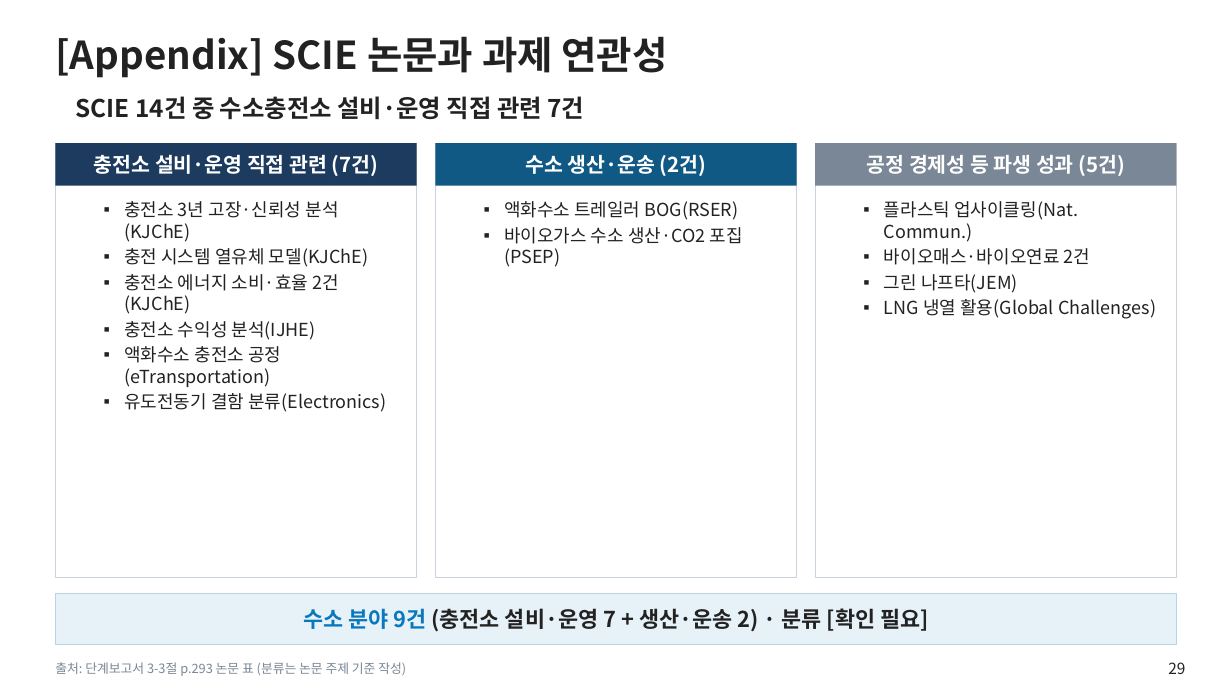
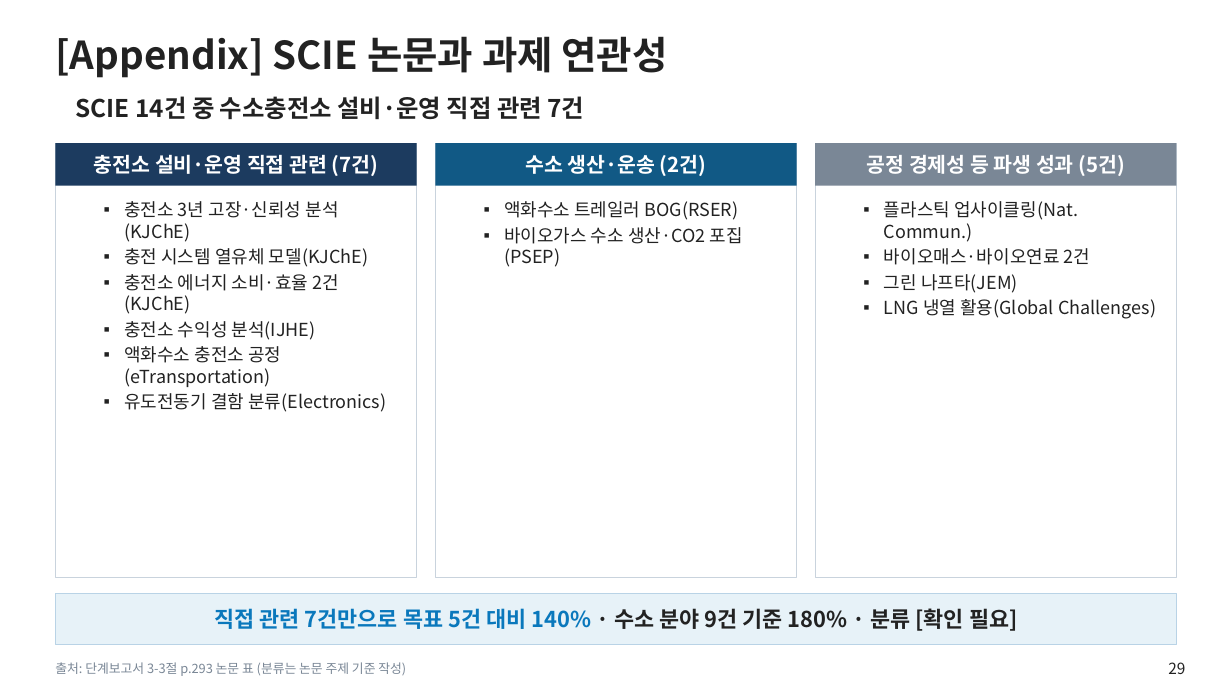
Before and after one commit to jungdw180-debug/h2, a slide deck: slide 29 of slides/1단계_단계평가_본평가판.pptx. Drawn at 1232x693 pixels with LibreOffice and Linux fonts; fonts in the diff are those of the drawing; background and template pictures are left out. Boxes give left, top, right and bottom in pixels: in the first picture for what was removed or moved away, otherwise in the second. Text is boxed around its words. In the diff, an @@ line names an element or a change of style, - is before the commit and + after.

```diff
--- a/slides/1단계_단계평가_본평가판.pptx
+++ b/slides/1단계_단계평가_본평가판.pptx
@@ text in rectangle at (214, 608, 1018, 631): text changed @@
-수소 분야 9건 (충전소 설비·운영 7 + 생산·운송 2) · 분류 [확인 필요]
+직접 관련 7건만으로 목표 5건 대비 140% · 수소 분야 9건 기준 180% · 분류 [확인 필요]
```
Also in this commit, not shown: 4 other slides changed, 9 other files.
